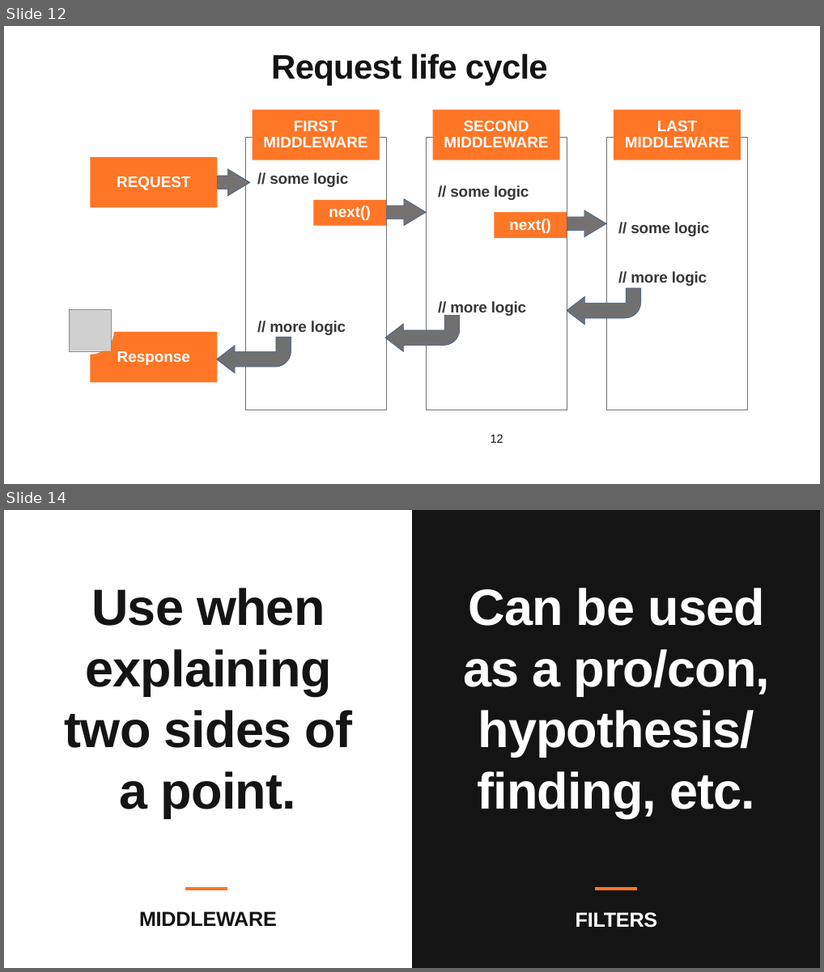
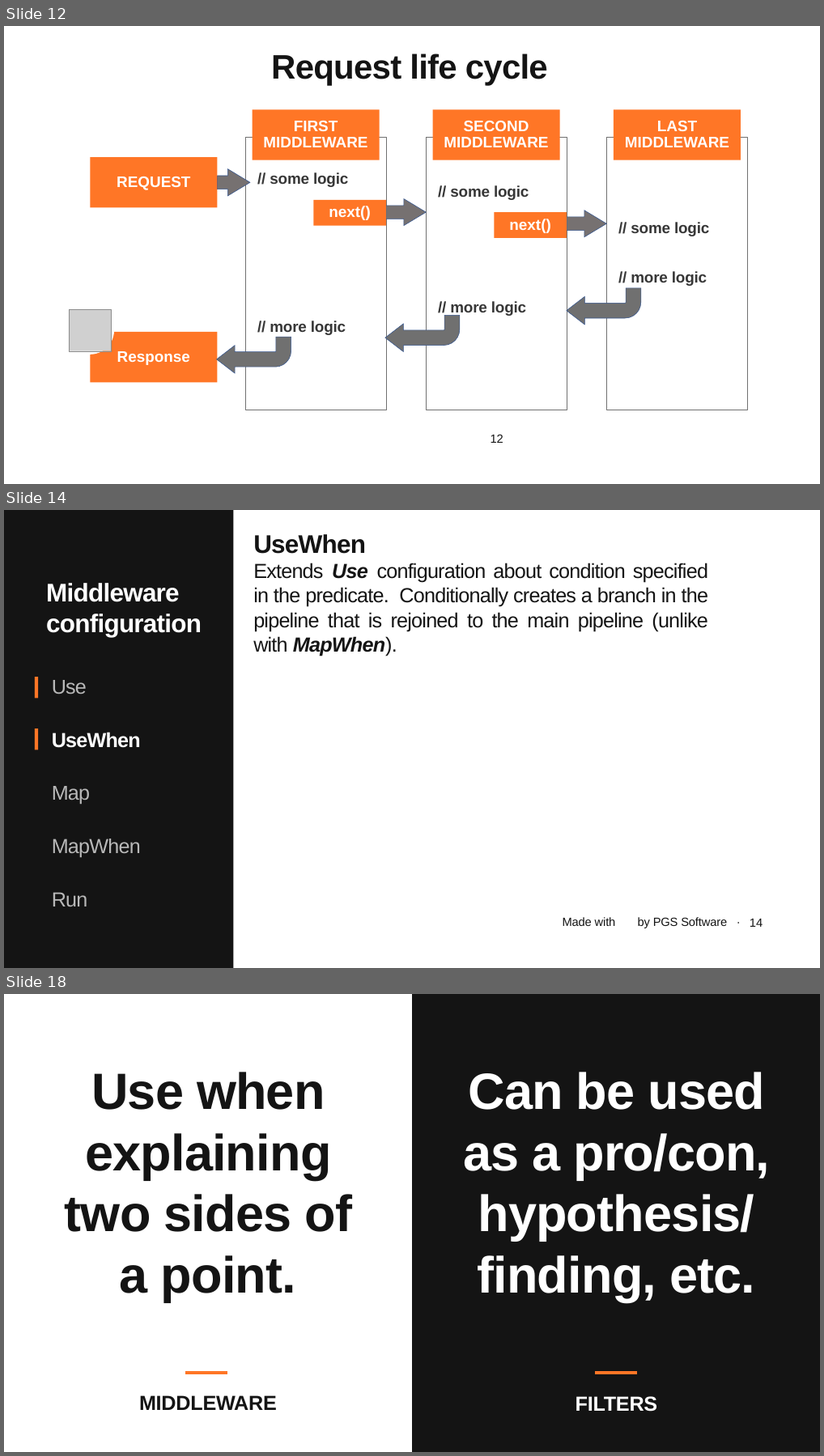
Before and after one commit to januszmarcinik/.NET-getting-started, a slide deck: PGS SharpDev.pptx. Shown one above the other, each under a label of ours: slides 12 and 14 before the commit, slides 12, 14 and 18 after it; the slides between them are not shown. The pictures are 824x972 and 824x1456 pixels, drawn with LibreOffice and Linux fonts; fonts in the diff are those of the drawing; grey boxes stand for pictures; background and template pictures are left out. Boxes give left, top, right and bottom in pixels: in the first picture for what was removed or moved away, otherwise in the second. Text is boxed around its words. In the diff, an @@ line names an element or a change of style, - is before the commit and + after.

Commit message:
Middleware options - descriptions

```diff
--- a/PGS SharpDev.pptx
+++ b/PGS SharpDev.pptx
@@ slide 14 added at (x1=4, y1=510, x2=820, y2=968), background #141414 @@
@@ rectangle added at (x1=234, y1=510, x2=820, y2=968), fill #FFFFFF @@
@@ text added at (x1=253, y1=534, x2=709, y2=657), 48 pt, text #141414 @@
+UseWhen
+Extends Use configuration about condition specified in the predicate. Conditionally creates a branch in the pipeline that is rejoined to the main pipeline (unlike with MapWhen).
@@ text added at (x1=46, y1=583, x2=202, y2=637), 60 pt, text #FFFFFF, bold @@
+Middleware configuration
@@ text added at (x1=52, y1=680, x2=87, y2=694), 48 pt, text #FFFFFF at 70% opacity @@
+Use
@@ line added from (36, 729) to (36, 750), #FF7626 8 pt @@
@@ text added at (x1=52, y1=732, x2=141, y2=748), 48 pt, text #FFFFFF, bold @@
+UseWhen
@@ text added at (x1=52, y1=786, x2=90, y2=804), 48 pt, text #FFFFFF at 70% opacity @@
+Map
@@ text added at (x1=52, y1=839, x2=141, y2=857), 48 pt, text #FFFFFF at 70% opacity @@
+MapWhen
@@ text added at (x1=52, y1=892, x2=88, y2=907), 48 pt, text #FFFFFF at 70% opacity @@
+Run
@@ text added at (x1=563, y1=917, x2=727, y2=929), 28 pt, text #141414 @@
+Made with by PGS Software ·
@@ page number added at (x1=750, y1=919, x2=763, y2=927), 28 pt, text #141414 @@
+14
@@ what was slide 14 is now slide 18 @@
```
Also in this commit, not shown: 1 slide changed, 3 other slides added, 2 other files.
